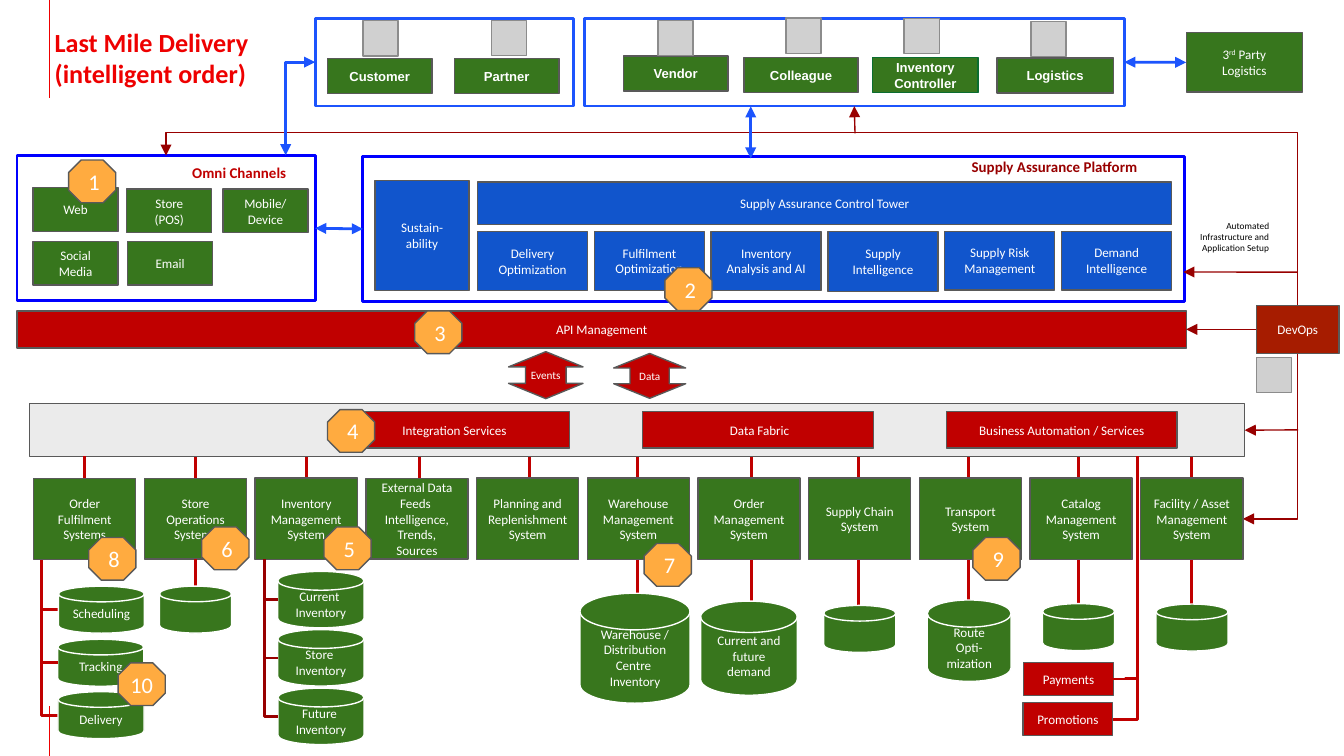
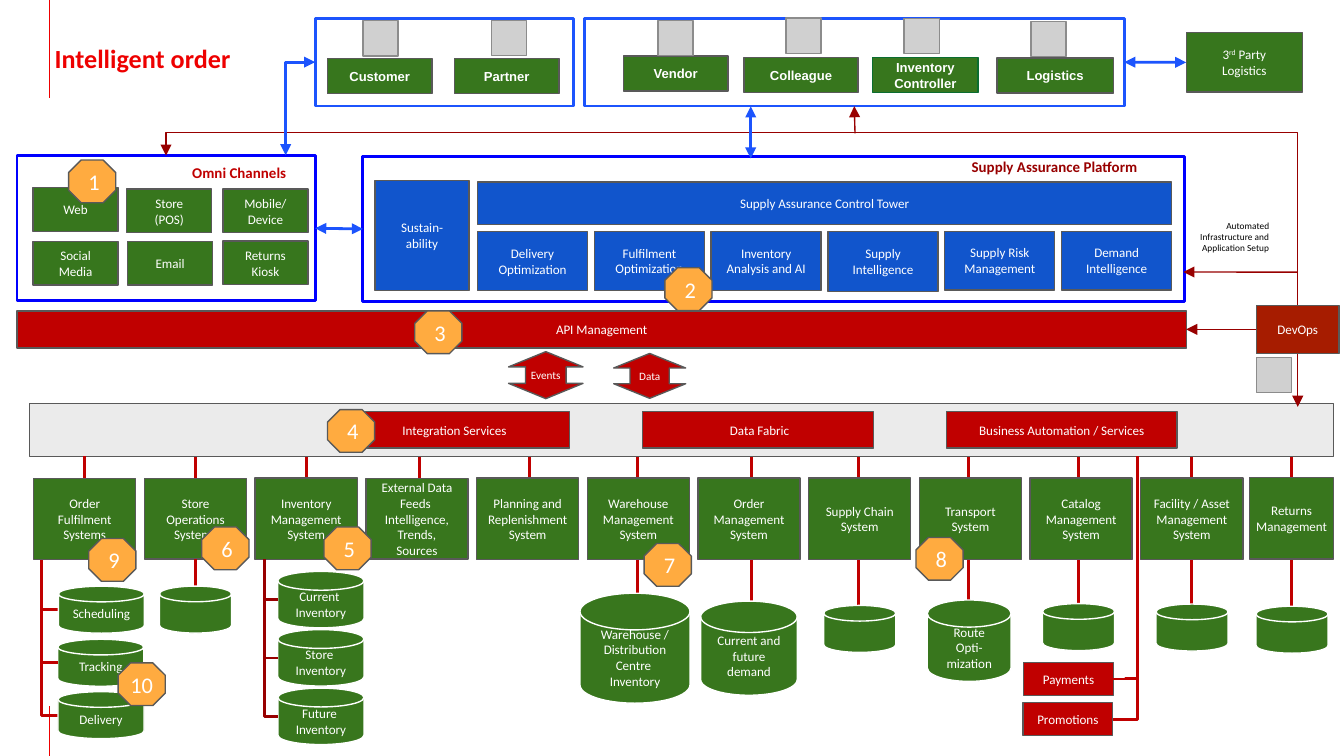
Before and after one commit to brucedkyle/architectures, a slide deck: slide 15 of docs/sustainability/downloads/SupplyChainOptimization.pptx. Drawn at 1344x756 pixels with LibreOffice and Linux fonts; fonts in the diff are those of the drawing; grey boxes stand for pictures; background and template pictures are left out. Boxes give left, top, right and bottom in pixels: in the first picture for what was removed or moved away, otherwise in the second. Text is boxed around its words. In the diff, an @@ line names an element or a change of style, - is before the commit and + after.

```diff
--- a/docs/sustainability/downloads/SupplyChainOptimization.pptx
+++ b/docs/sustainability/downloads/SupplyChainOptimization.pptx
@@ subtitle at [55,49,231,73]: text changed @@
-Last Mile Delivery (intelligent order)
+Intelligent order
@@ rectangle added at [223,241,308,285], fill #37761D, outline #595959 0.75 pt, 7 pt, text #FFFFFF @@
+Returns Kiosk
@@ elbow arrow moved from (1298, 353) - (1243, 519) to (1298, 353) - (1298, 407) @@
@@ rectangle: place and size @@
-rectangle at [30,403,1245,457]
+rectangle at [30,403,1333,457]
@@ arrow removed from (1298, 430) to (1245, 430) @@
@@ rectangle added at [1250,478,1333,560], fill #38761D, outline #595959 0.75 pt, 7 pt, text #FFFFFF @@
+Returns Management
@@ line added from (1292, 457) to (1292, 630), #C00000 1.5 pt @@
@@ octagon "9": place and size @@
-octagon "9" at [973,538,1020,581]
+octagon "9" at [89,539,136,582]
@@ octagon "8": place and size @@
-octagon "8" at [89,538,136,581]
+octagon "8" at [917,538,964,581]
@@ cylinder added at [1257,606,1329,653], fill #38761D, outline #FFFFFF 0.75 pt @@
```
Also in this commit, not shown: 16 other slides changed, 1 other file.
